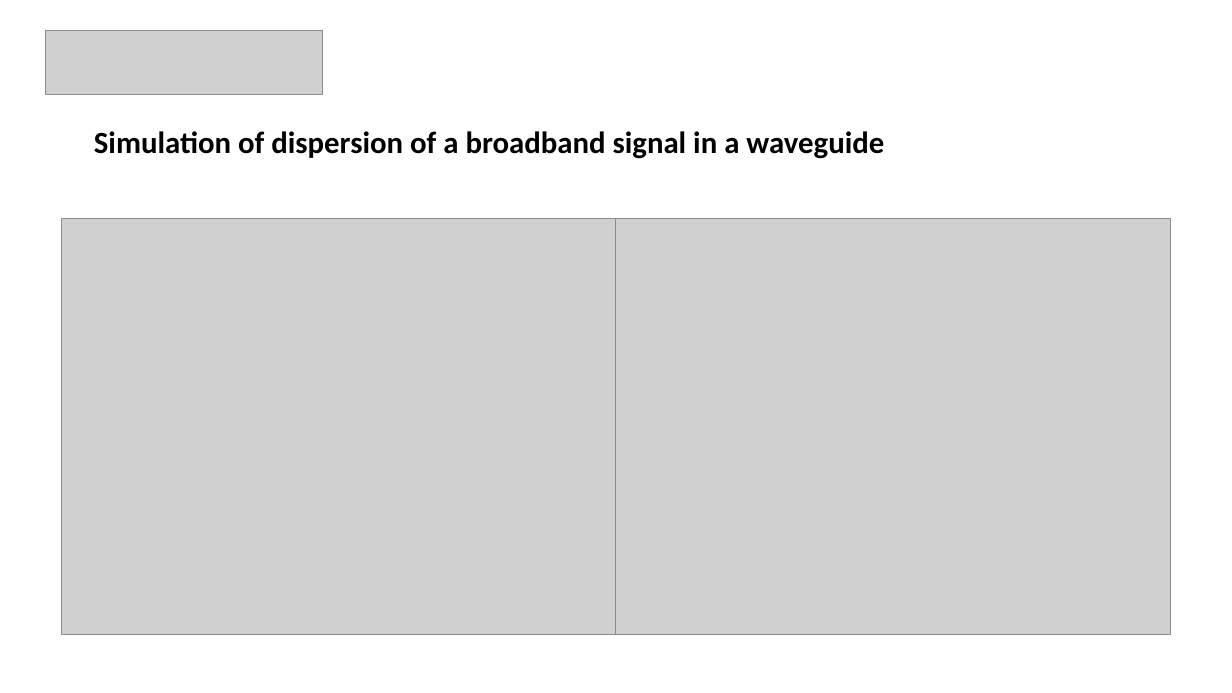
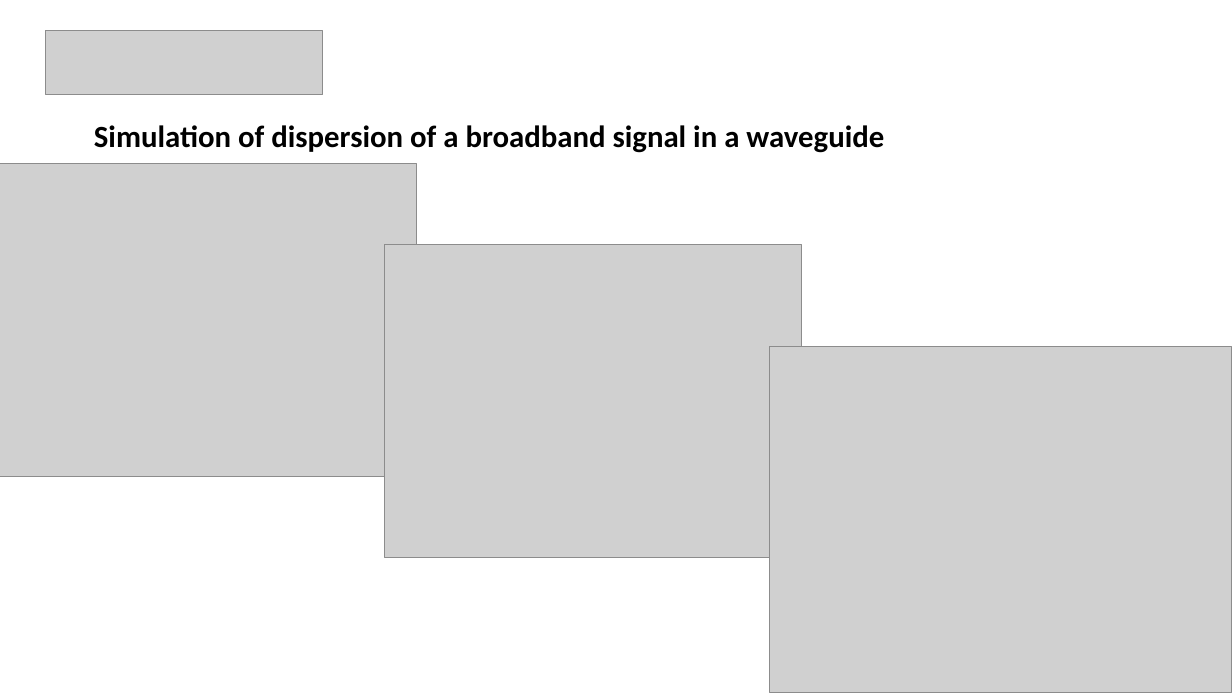
Before and after one commit to carbonnelleg/LELEC2350, a slide deck: slide 3 of python/Dispersion.pptx. Drawn at 1232x693 pixels with LibreOffice and Linux fonts; fonts in the diff are those of the drawing; grey boxes stand for pictures. Boxes give left, top, right and bottom in pixels: in the first picture for what was removed or moved away, otherwise in the second. Text is boxed around its words. In the diff, an @@ line names an element or a change of style, - is before the commit and + after.

Commit message:
Final version of dispersion presentation

```diff
--- a/python/Dispersion.pptx
+++ b/python/Dispersion.pptx
@@ title "Simulation of dispersion of a ...": place and size @@
-title "Simulation of dispersion of a ..." at bbox=[94, 131, 884, 159]
+title "Simulation of dispersion of a ..." at bbox=[94, 125, 884, 153]
@@ picture: place and size @@
-picture at bbox=[62, 218, 616, 634]
+picture at bbox=[0, 164, 417, 476]
@@ picture: place and size @@
-picture at bbox=[616, 218, 1171, 634]
+picture at bbox=[385, 245, 802, 557]
@@ picture added at bbox=[770, 347, 1232, 693] @@
```
Also in this commit, not shown: 1 other slide changed, 2 other files.
